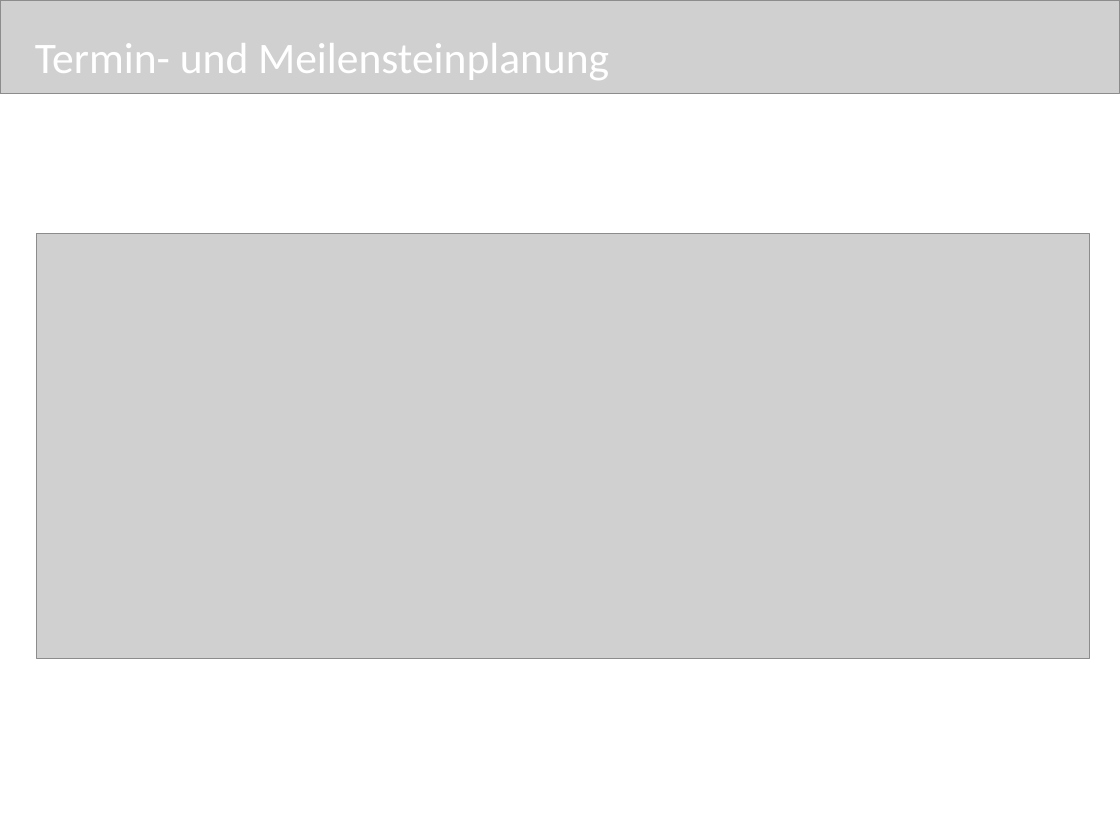
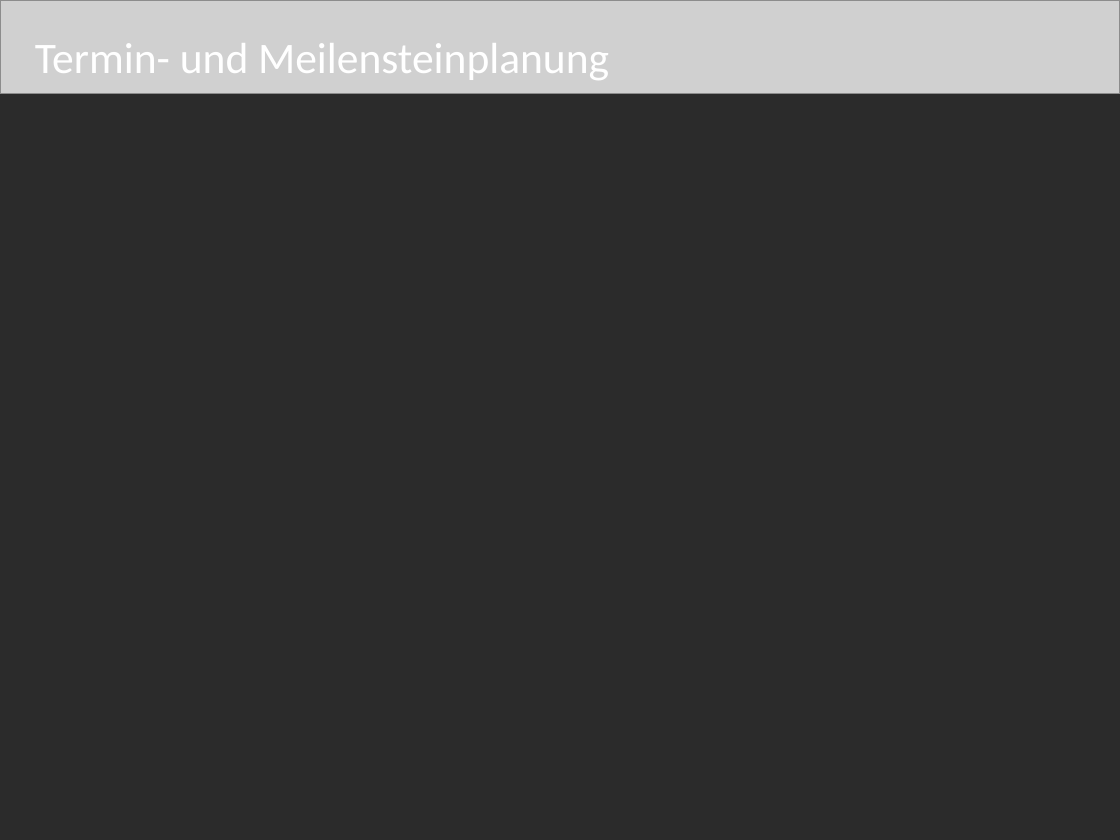
Before and after one commit to pdauwe/Softwareprojekt_BIM, a slide deck: slide 17 of Doku/Praesi1.pptx (slide 16 before the commit). Drawn at 1120x840 pixels with LibreOffice and Linux fonts; fonts in the diff are those of the drawing; grey boxes stand for pictures; background and template pictures are left out; a plain dark background stands for a picture behind light text. Boxes give left, top, right and bottom in pixels: in the first picture for what was removed or moved away, otherwise in the second. Text is boxed around its words. In the diff, an @@ line names an element or a change of style, - is before the commit and + after.

```diff
--- a/Doku/Praesi1.pptx
+++ b/Doku/Praesi1.pptx
@@ background #FFFFFF to picture (left out) @@
@@ picture removed at (x1=37, y1=234, x2=1090, y2=659) @@
```
Also in this commit, not shown: 8 other slides changed, 4 slides added.
